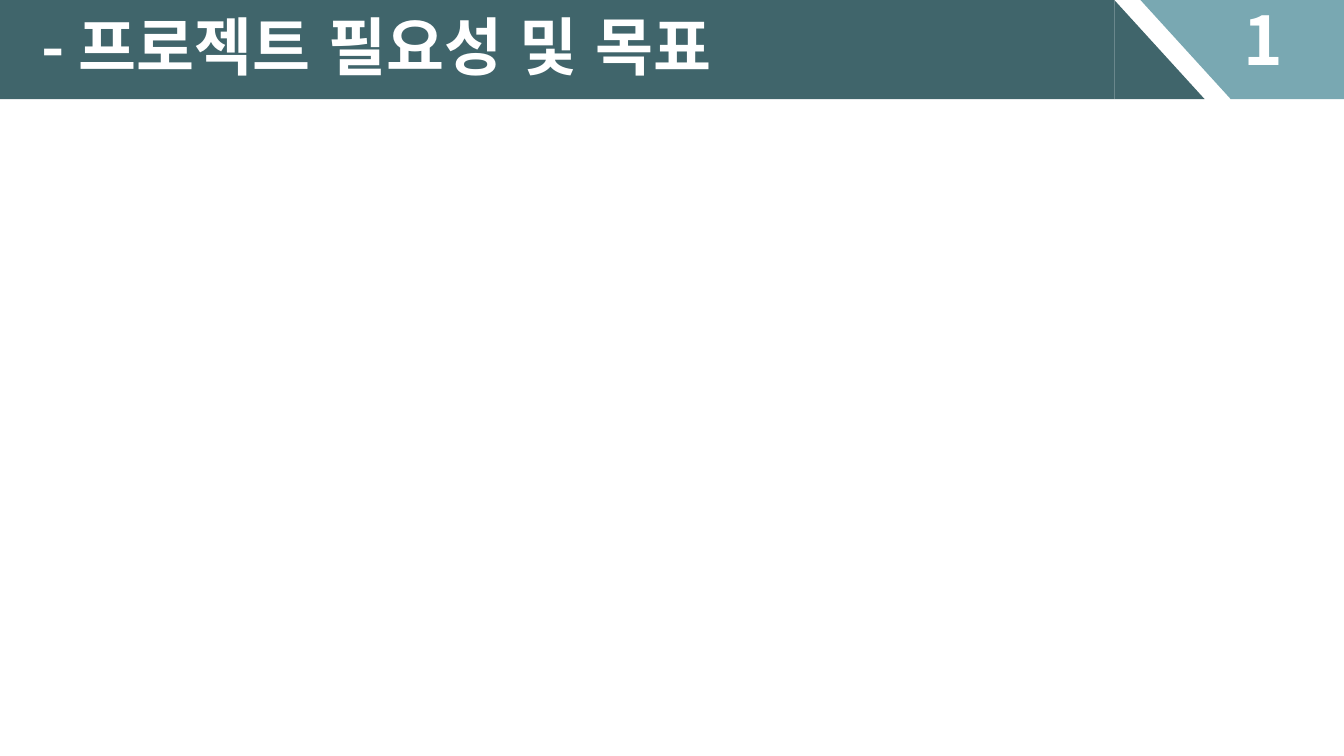
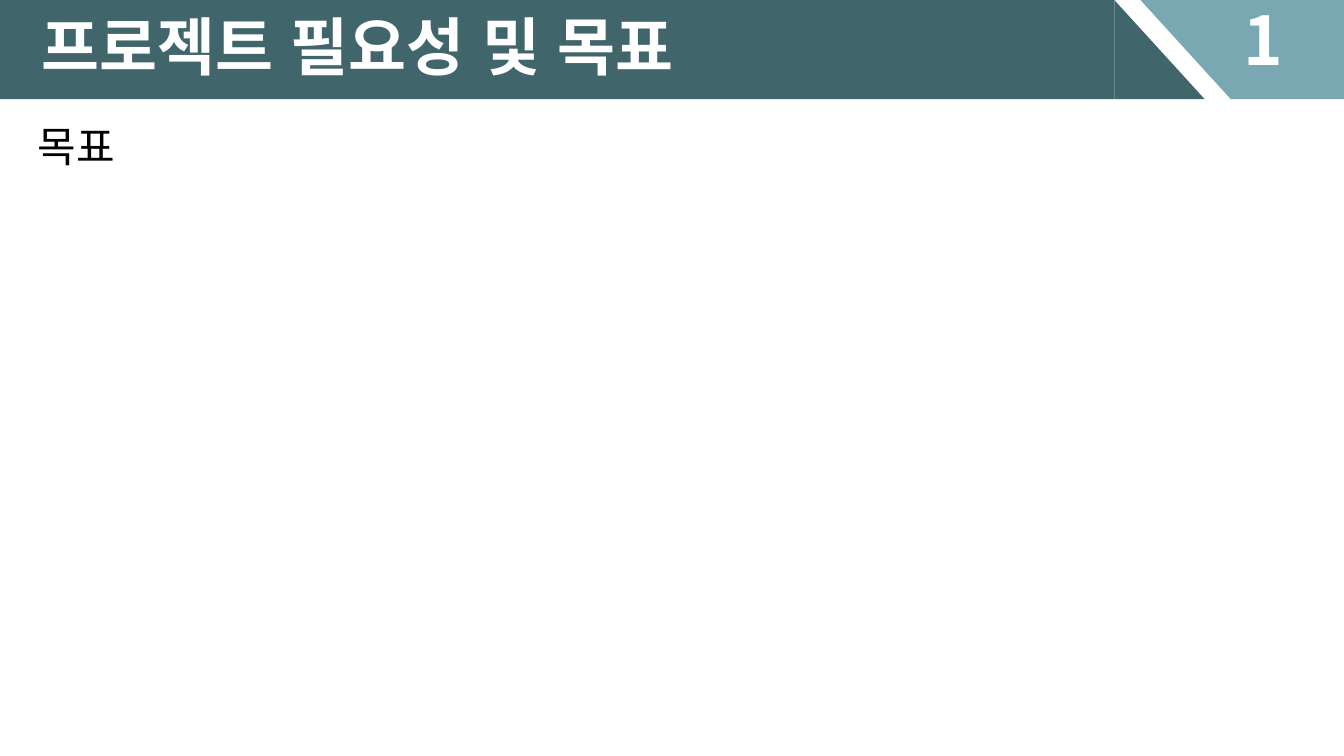
Before and after one commit to NetopiaAssistant/20191-Software-Team-02, a slide deck: slide 4 of 제안서 피피티.pptx. Drawn at 1344x756 pixels with LibreOffice and Linux fonts; fonts in the diff are those of the drawing. Boxes give left, top, right and bottom in pixels: in the first picture for what was removed or moved away, otherwise in the second. Text is boxed around its words. In the diff, an @@ line names an element or a change of style, - is before the commit and + after.

```diff
--- a/제안서 피피티.pptx
+++ b/제안서 피피티.pptx
@@ text at (x1=41, y1=17, x2=674, y2=76): text changed @@
-- 프로젝트 필요성 및 목표
+프로젝트 필요성 및 목표
@@ text added at (x1=38, y1=129, x2=115, y2=166), 30 pt, text #000000 @@
+목표
```
Also in this commit, not shown: 6 other slides changed.
